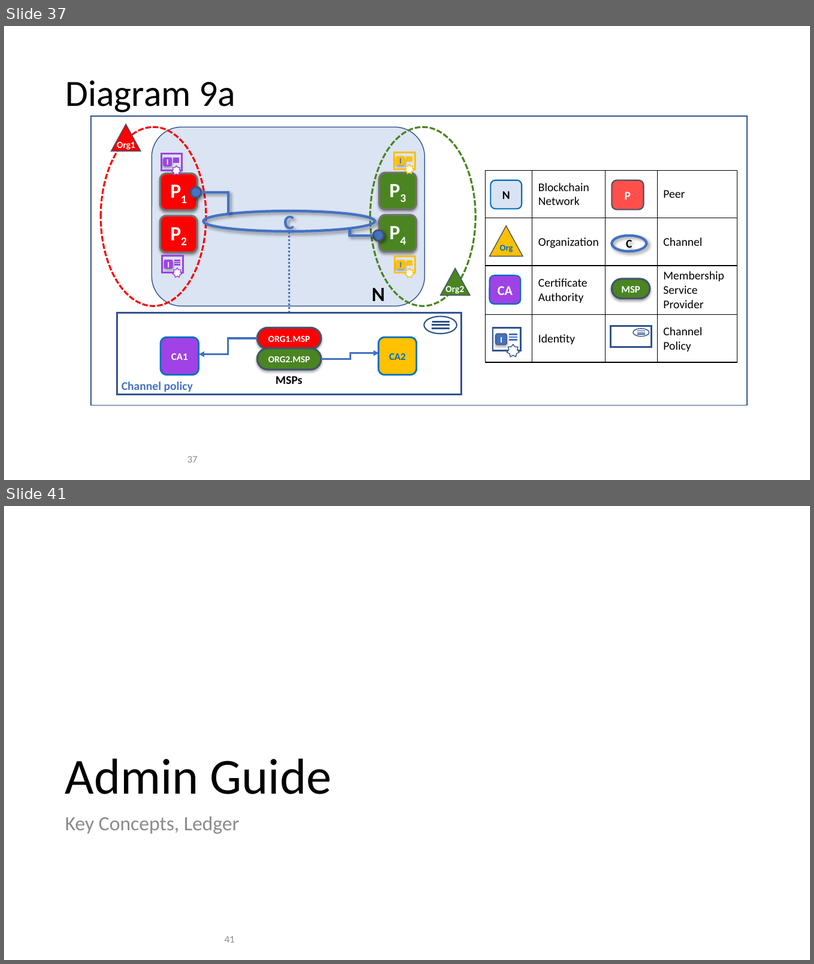
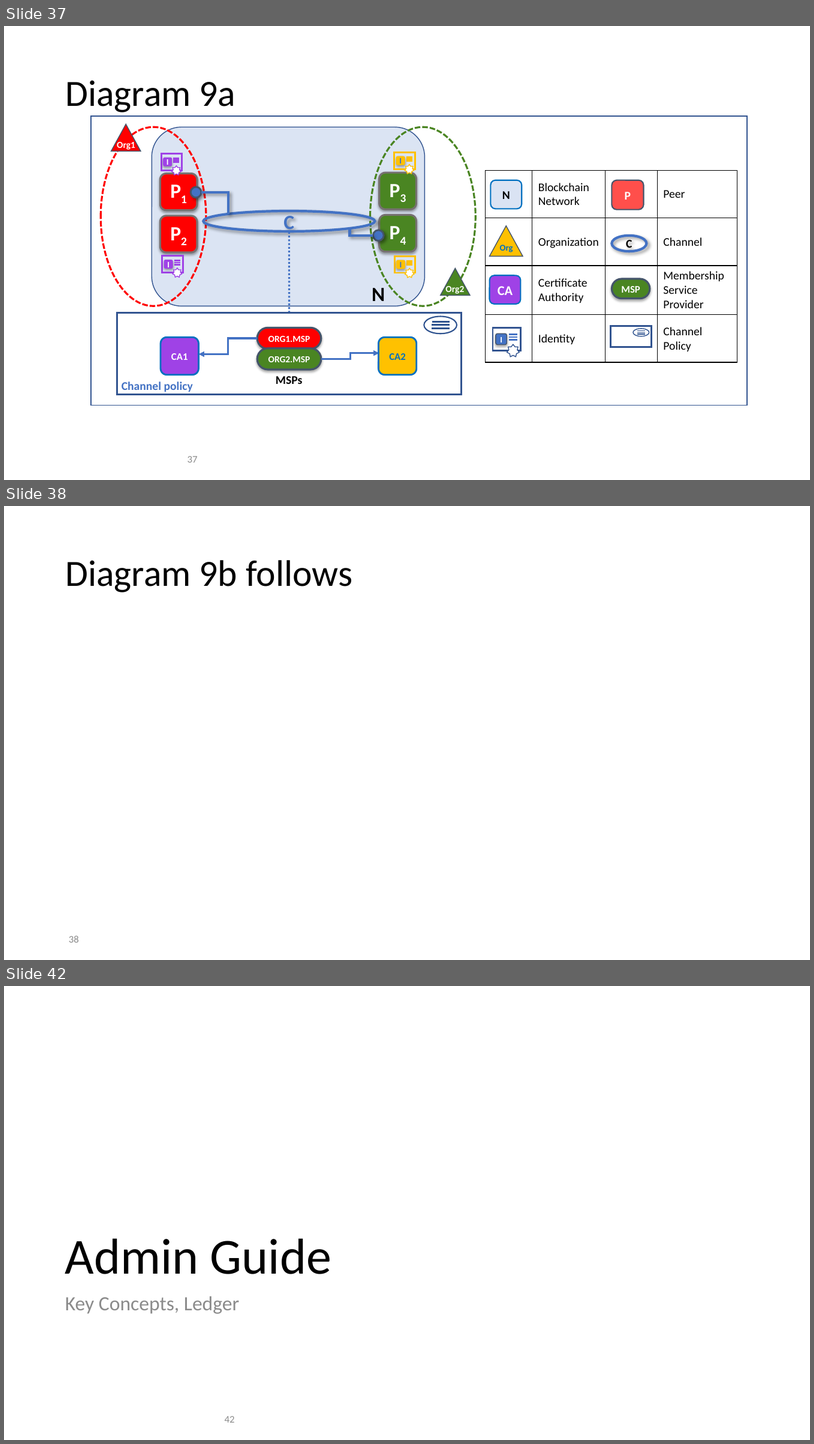
Before and after one commit to FabricTOC/FabricTOC, a slide deck: docs/OtherSourceMaterial/Diagrams.pptx. Shown one above the other, each under a label of ours: slides 37 and 41 before the commit, slides 37, 38 and 42 after it; the slides between them are not shown. The pictures are 814x964 and 814x1444 pixels, drawn with LibreOffice and Linux fonts; fonts in the diff are those of the drawing. Boxes give left, top, right and bottom in pixels: in the first picture for what was removed or moved away, otherwise in the second. Text is boxed around its words. In the diff, an @@ line names an element or a change of style, - is before the commit and + after.

```diff
--- a/docs/OtherSourceMaterial/Diagrams.pptx
+++ b/docs/OtherSourceMaterial/Diagrams.pptx
@@ slide 38 added at box(4, 506, 810, 960), background #FFFFFF @@
@@ title added at box(65, 560, 353, 592), 44 pt, text #000000 @@
+Diagram 9b follows
@@ page number added at box(69, 935, 79, 942), 12 pt, text #8C8C8C @@
+38
@@ what was slide 41 is now slide 42 @@
@@ page number at box(225, 1416, 235, 1422): text changed @@
-41
+42
```
Also in this commit, not shown: 5 slides changed, 1 other slide added, 1 slide removed, 6 other files.
